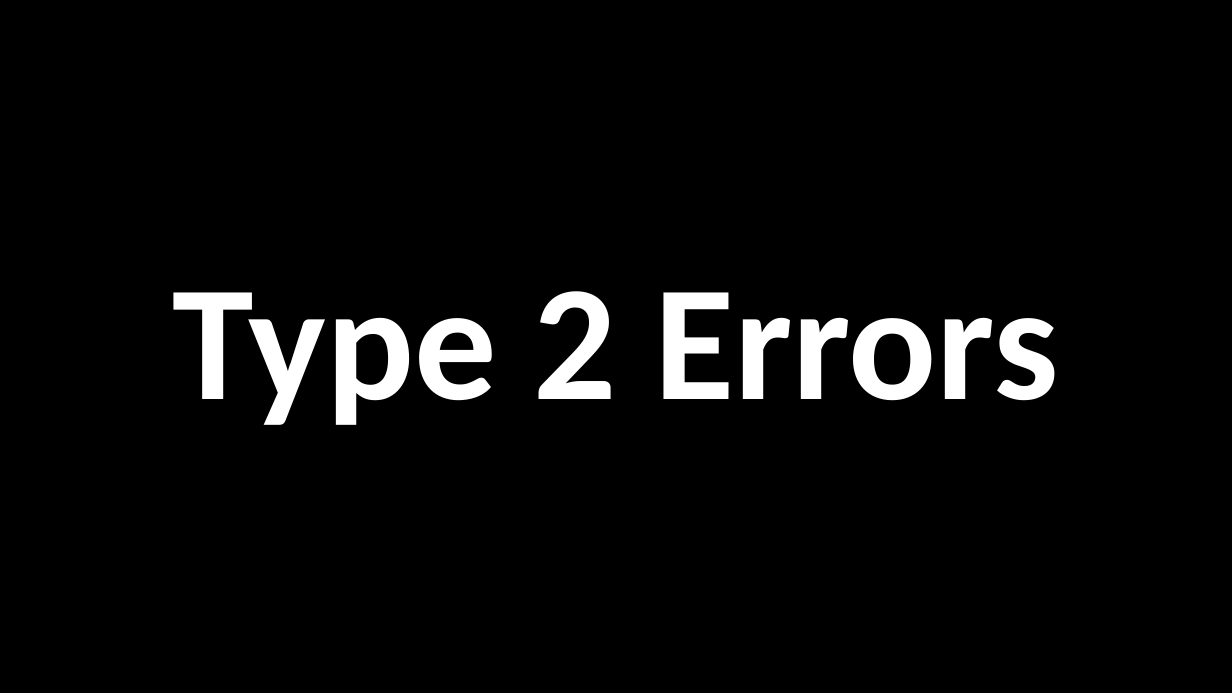
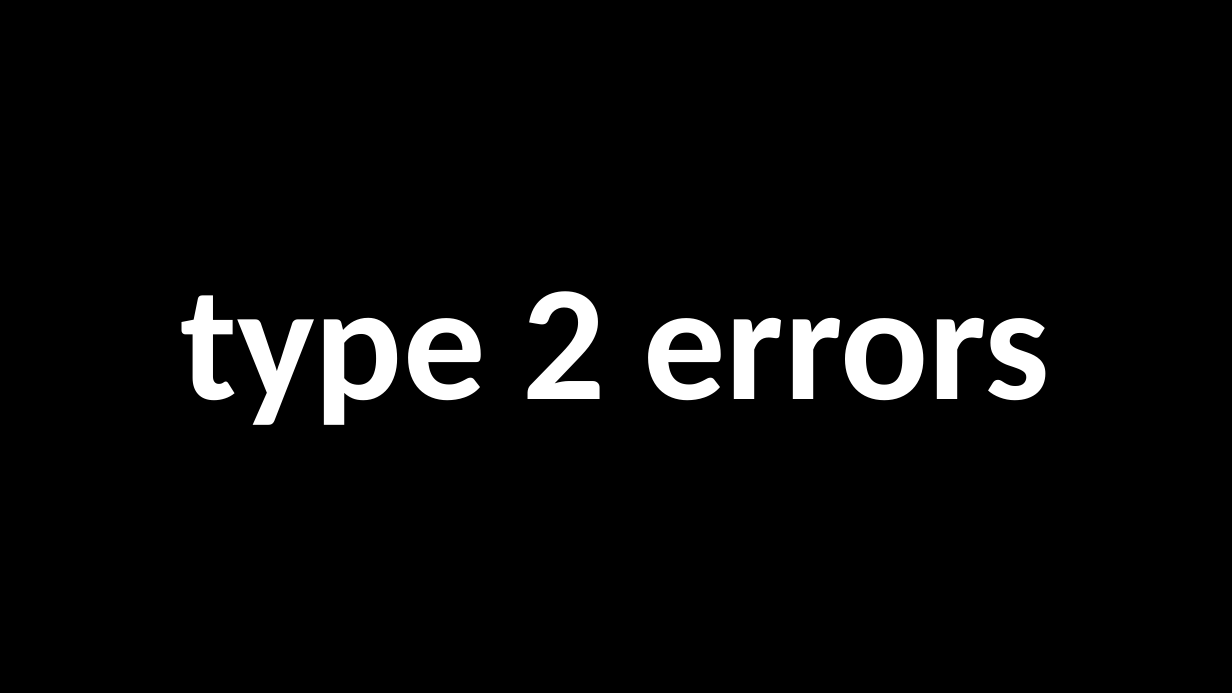
Before and after one commit to nicklalone/CIST_2500, a slide deck: slide 15 of ppts/Week 07 - Tuesday.pptx. Drawn at 1232x693 pixels with LibreOffice and Linux fonts; fonts in the diff are those of the drawing. Boxes give left, top, right and bottom in pixels: in the first picture for what was removed or moved away, otherwise in the second. Text is boxed around its words. In the diff, an @@ line names an element or a change of style, - is before the commit and + after.

```diff
--- a/ppts/Week 07 - Tuesday.pptx
+++ b/ppts/Week 07 - Tuesday.pptx
@@ title at (x1=180, y1=291, x2=1050, y2=425): text changed @@
-Type 2 Errors
+type 2 errors
```
Also in this commit, not shown: 9 other slides changed, 1 other file.
